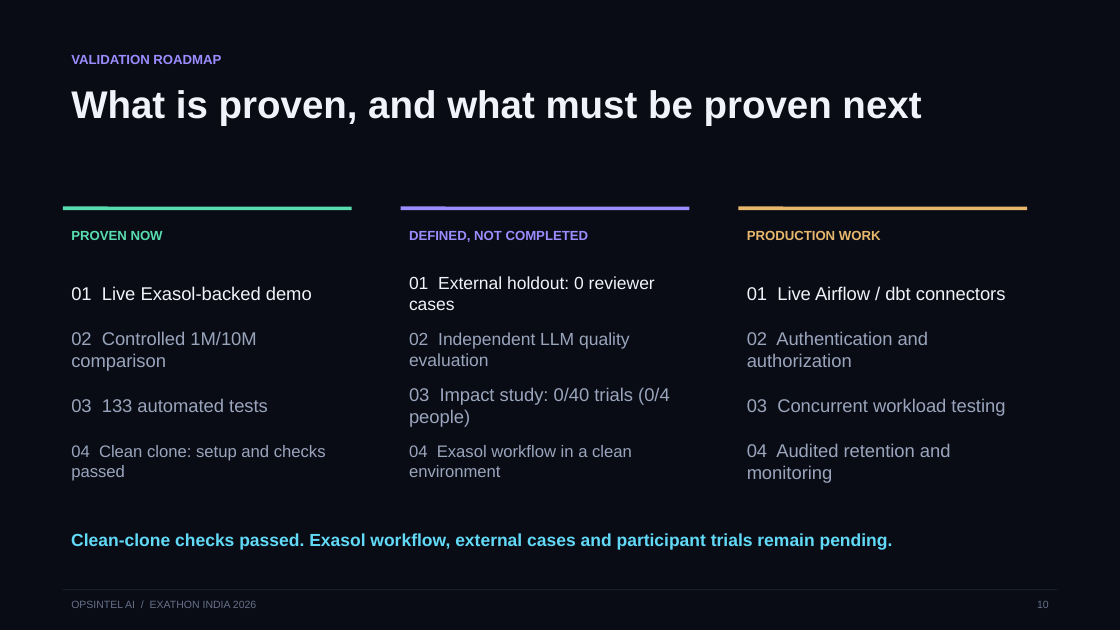
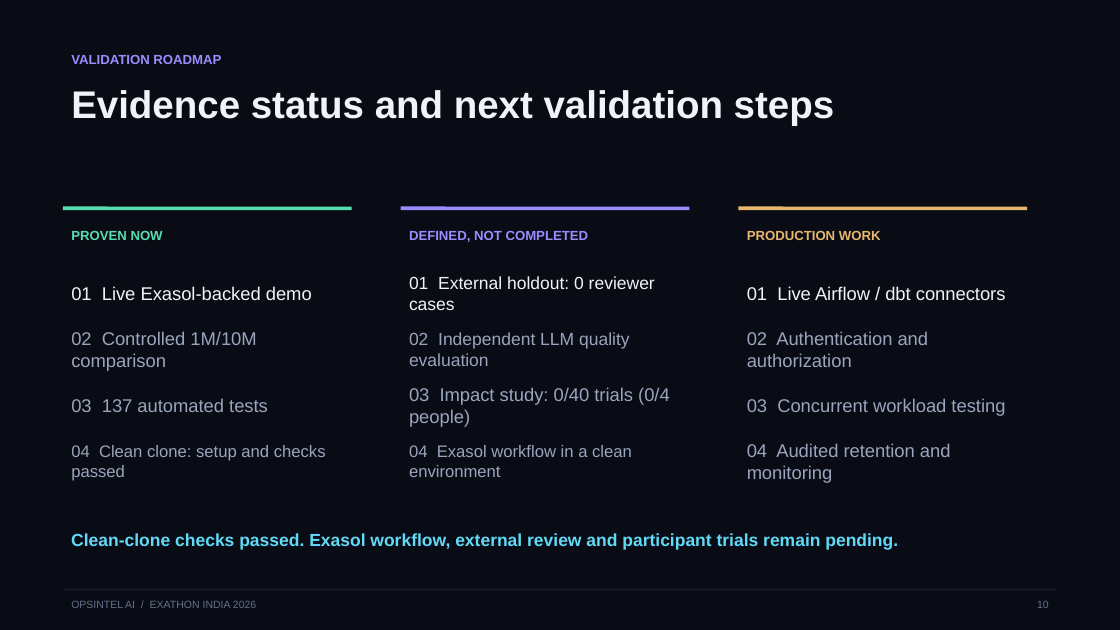
Before and after one commit to Anafa-thabassum/opsintel-ai, a slide deck: slide 10 of submission/opsintel-ai-pitch-deck.pptx. Drawn at 1120x630 pixels with LibreOffice and Linux fonts; fonts in the diff are those of the drawing. Boxes give left, top, right and bottom in pixels: in the first picture for what was removed or moved away, otherwise in the second. Text is boxed around its words. In the diff, an @@ line names an element or a change of style, - is before the commit and + after.

```diff
--- a/submission/opsintel-ai-pitch-deck.pptx
+++ b/submission/opsintel-ai-pitch-deck.pptx
@@ text at (71, 90, 835, 126): text changed @@
-What is proven, and what must be proven next
+Evidence status and next validation steps
@@ text at (71, 398, 268, 412): text changed @@
-03 133 automated tests
+03 137 automated tests
@@ text at (71, 533, 898, 550): text changed @@
-Clean-clone checks passed. Exasol workflow, external cases and participant trials remain pending.
+Clean-clone checks passed. Exasol workflow, external review and participant trials remain pending.
```
Also in this commit, not shown: 4 other slides changed, 21 other files.
